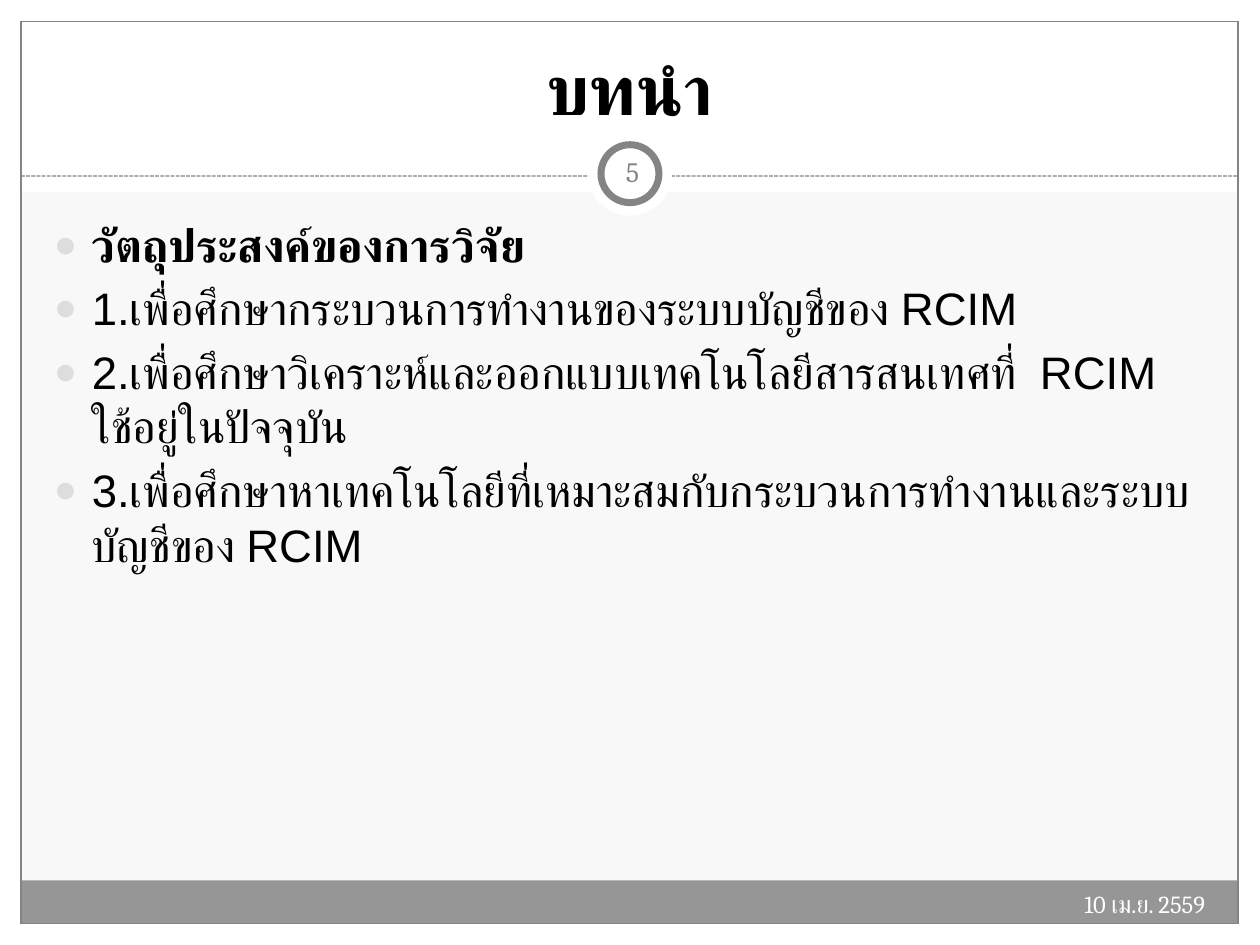
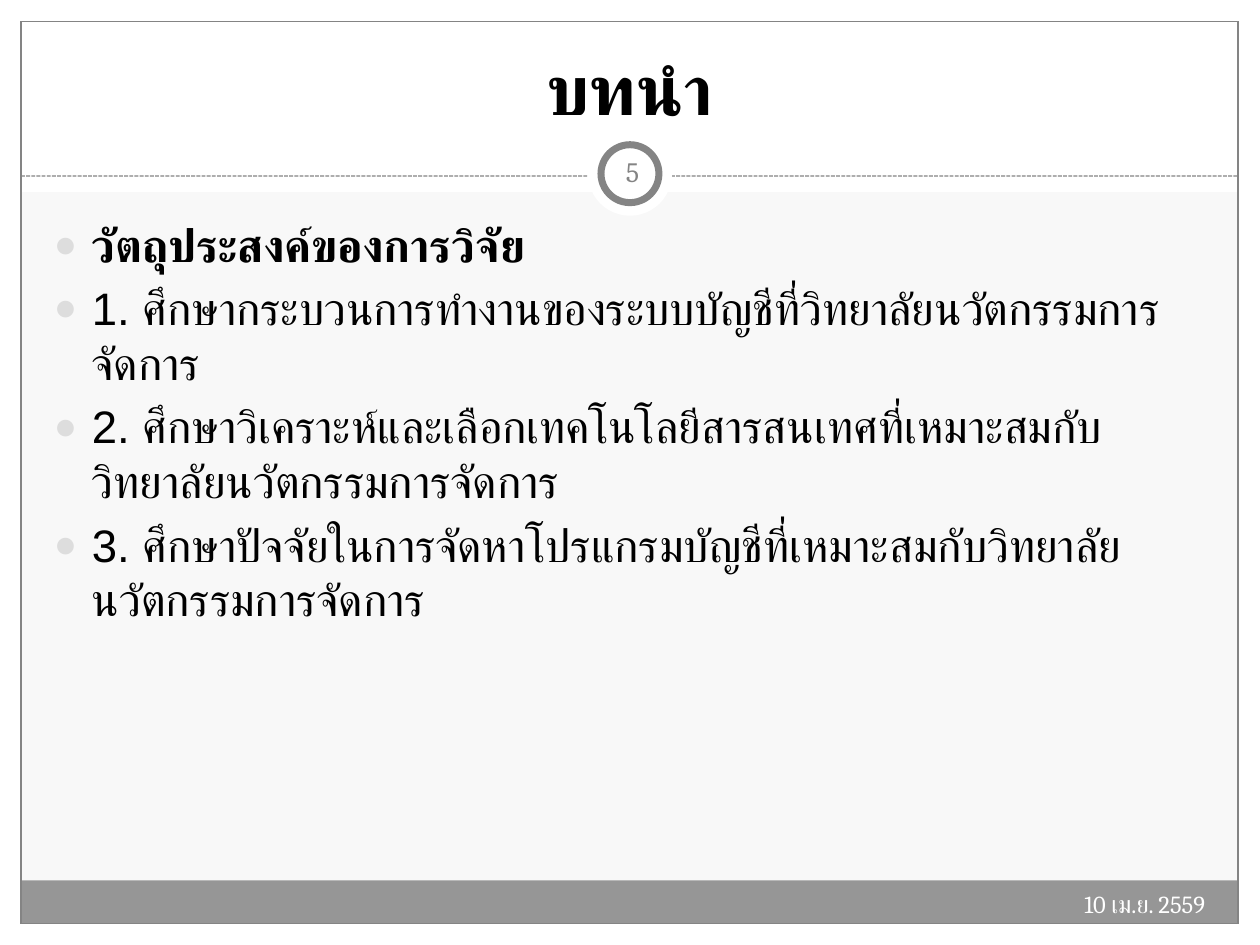
Before and after one commit to Tanandara/research, a slide deck: slide 5 of ฐานันดร์(โปรแกรมบัญชี RCIM)-Workshop (MBA).pptx. Drawn at 1260x945 pixels with LibreOffice and Linux fonts; fonts in the diff are those of the drawing. Boxes give left, top, right and bottom in pixels: in the first picture for what was removed or moved away, otherwise in the second. Text is boxed around its words. In the diff, an @@ line names an element or a change of style, - is before the commit and + after.

```diff
--- a/ฐานันดร์(โปรแกรมบัญชี RCIM)-Workshop (MBA).pptx
+++ b/ฐานันดร์(โปรแกรมบัญชี RCIM)-Workshop (MBA).pptx
@@ text at bbox=[92, 290, 1159, 617]: text changed @@
-● 1.เพื่อศึกษากระบวนการทำงานของระบบบัญชีของ RCIM
-● 2.เพื่อศึกษาวิเคราะห์และออกแบบเทคโนโลยีสารสนเทศที่ RCIM ใช้อยู่ในปัจจุบัน
-● 3.เพื่อศึกษาหาเทคโนโลยีที่เหมาะสมกับกระบวนการทำงานและระบบบัญชีของ RCIM
+● 1. ศึกษากระบวนการทำงานของระบบบัญชีที่วิทยาลัยนวัตกรรมการจัดการ
+● 2. ศึกษาวิเคราะห์และเลือกเทคโนโลยีสารสนเทศที่เหมาะสมกับวิทยาลัยนวัตกรรมการจัดการ
+● 3. ศึกษาปัจจัยในการจัดหาโปรแกรมบัญชีที่เหมาะสมกับวิทยาลัยนวัตกรรมการจัดการ
```
Also in this commit, not shown: 9 other slides changed, 1 slide added, 4 slides removed, 2 other files.
